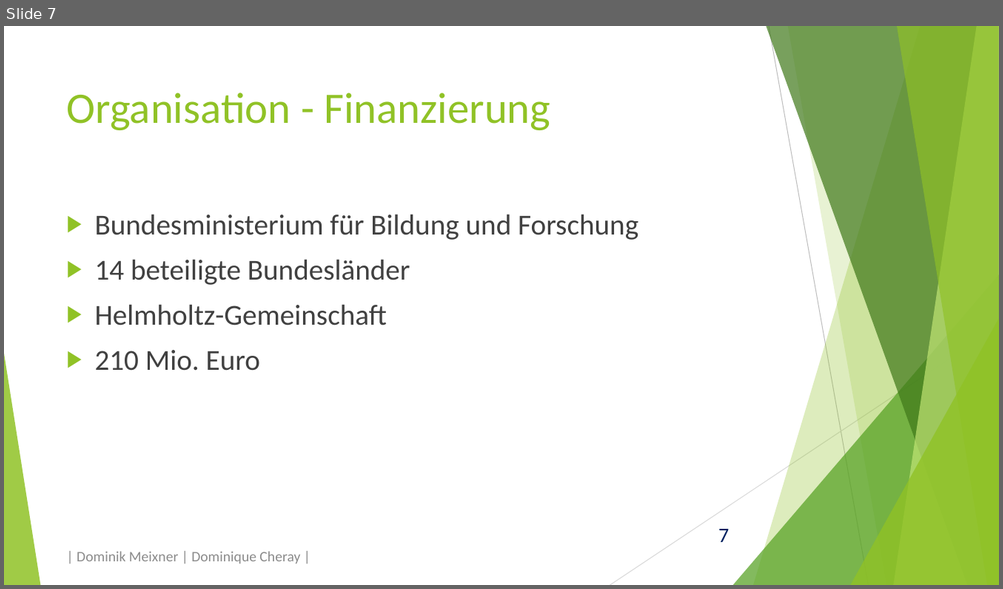
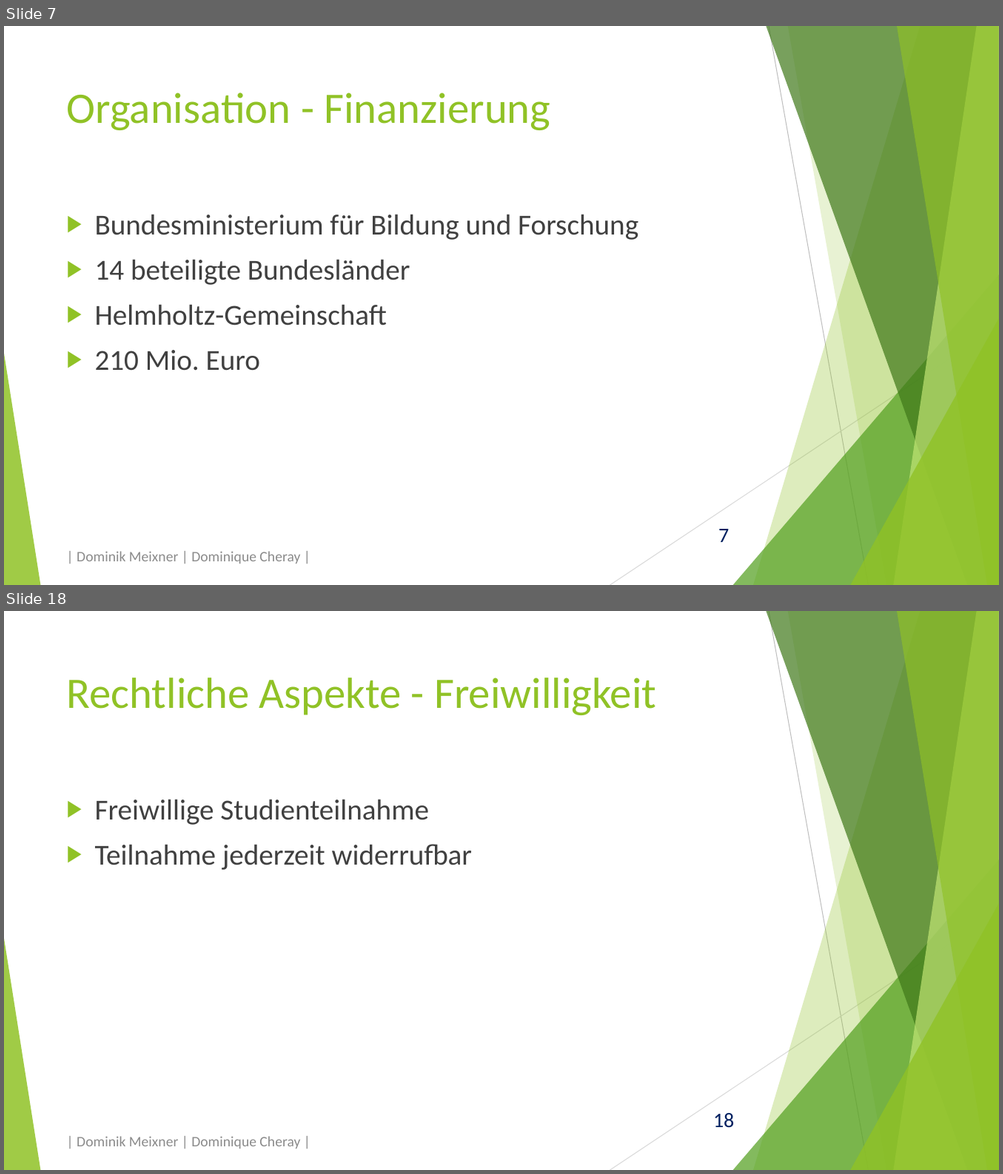
Before and after one commit to domeix/BlaBla, a slide deck: NationaleKohorte/NationaleKohortePraes.pptx. Shown one above the other, each under a label of ours: slide 7 before the commit, slides 7 and 18 after it; the slides between them are not shown. The pictures are 1003x589 and 1003x1174 pixels, drawn with LibreOffice and Linux fonts; fonts in the diff are those of the drawing. Boxes give left, top, right and bottom in pixels: in the first picture for what was removed or moved away, otherwise in the second. Text is boxed around its words. In the diff, an @@ line names an element or a change of style, - is before the commit and + after.

```diff
--- a/NationaleKohorte/NationaleKohortePraes.pptx
+++ b/NationaleKohorte/NationaleKohortePraes.pptx
@@ slide 18 added at (4,611,999,1170), background #FFFFFF; not listed: 11 template elements that a slide beside it also shows @@
@@ title added at (67,678,656,715), 42 pt, text #90C226 @@
+Rechtliche Aspekte - Freiwilligkeit
@@ text added at (95,799,472,870), 28 pt, text #404040 @@
+▶ Freiwillige Studienteilnahme
+▶ Teilnahme jederzeit widerrufbar
@@ text added at (77,1136,300,1149), 14 pt, text #8C8C8C @@
+| Dominik Meixner | Dominique Cheray |
```
Also in this commit, not shown: 5 slides changed, 14 other slides added, 1 other file.
